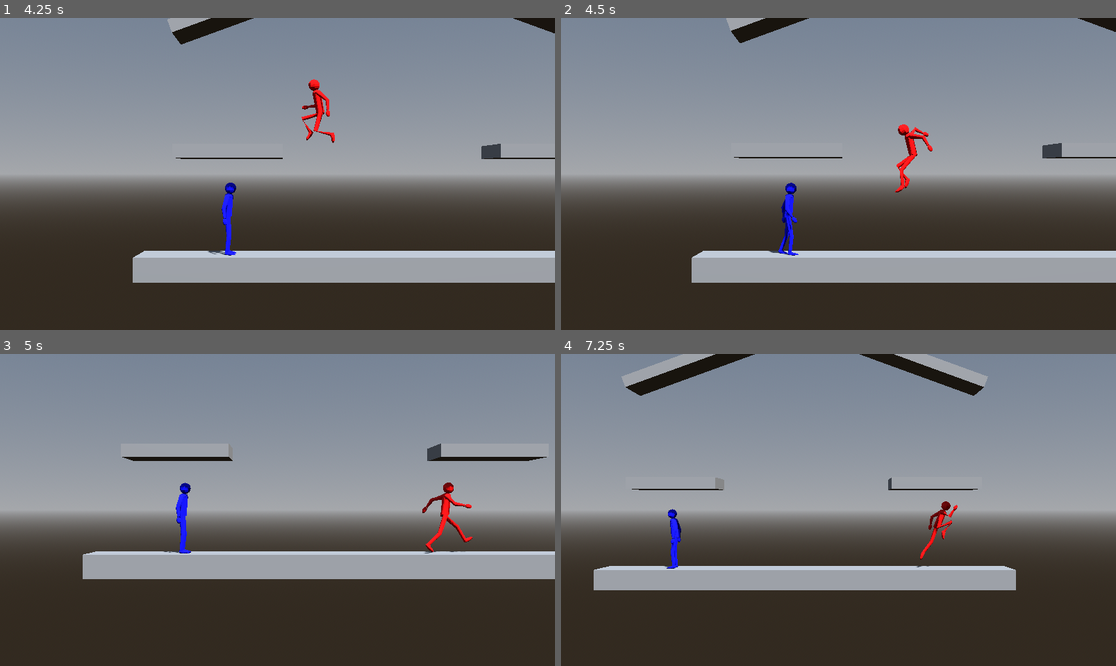
Above: before the commit, frames 1-4 (two rows, left to right).
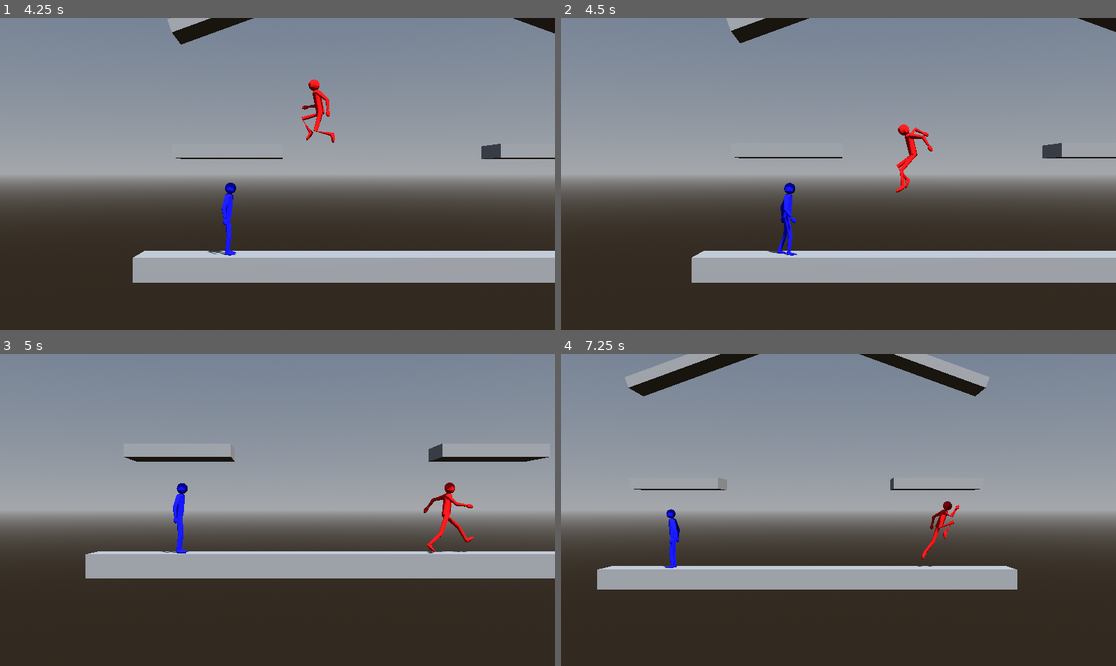
Above: after the commit, the same moments.

Repository: CocoMarck/SuperSmashTux
Game: Godot game, scene res://scenes/main.tscn
Two runs of this game, one before a commit and one after it. Both use one fixed random seed, a clock stepped at 60 frames per second and the inputs below.
Inputs:
- Up to frame 1 (4.25 s): hold Up (player1_move_up) 0.53-2.03 s; tap K (player1_attack) at 0.6 s; tap / (player1_jump) at 0.77, 1.52, 3.02, 3.77 s; tap O (player1_grab) at 1.35 s; hold Left (player1_move_left) 2.03-3.53 s; tap L (player1_power_attack) at 2.1 s; tap P (player1_shield) at 2.85 s; hold Down (player1_move_down) from 3.53 s (still down); hold . (player1_walk) from 3.53 s (still down)
- Up to frame 2 (4.5 s): release Down (player1_move_down) at 4.28 s; release . (player1_walk) at 4.28 s; hold Right (player1_move_right) from 4.28 s (still down); tap G (player2_attack) at 4.35 s
- Up to frame 3 (5 s): keep holding Right (player1_move_right); tap / (player1_jump) at 4.52 s
- Up to frame 4 (7.25 s): release Right (player1_move_right) at 5.03 s; hold Up (player1_move_up) 5.03-5.78 s; tap H (player2_grab) at 5.1 s; hold Right (player1_move_right) from 5.78 s (still down); tap S (player2_move_down) at 5.85 s; tap / (player1_jump) at 6.02, 6.77 s; tap A (player2_move_left) at 6.6 s

Frame 1 is identical in both runs. In frame 2, 0.3% of the frame differs, in the area x 24-100%, y 0-77%; in frame 3, 1.2%; in frame 4, 1.2%, in the area x 5-83%, y 0-76%.

Commit message:
Hitbox damage con gravedad, ignora el destruirse, al colisionar con personajes inmunes.

Diff:
--- a/scripts/fighter.gd
+++ b/scripts/fighter.gd
@@ -44,7 +44,7 @@
 	# En el piso
 	FightMove.new(
 		{
-			"name": &"neutral_attack1", "duration": 0.5, "speed": Vector3(0.25,0,0),
+			"name": &"neutral_attack1", "duration": 0.5, "speed": Vector3(0,0,0),
 			"air_attack": false, "grab_attack": false,  "override_horizontal_move": true,
 			"override_vertical_move": false, "immortal": false,
 
--- a/scripts/hitbox_damage.gd
+++ b/scripts/hitbox_damage.gd
@@ -28,5 +28,5 @@
 		print(body.damage_percentage)
 		body.set_damage_percentage( _damage )
 		body.set_damage_move( _damage, _direction )
-		if use_gravity:
+		if use_gravity and not body.is_immune_to_damage():
 			self.queue_free()
--- a/scripts/power_fighter.gd
+++ b/scripts/power_fighter.gd
@@ -44,12 +44,12 @@
 			}),
 			HitboxMove.new({
 				"id": 5, "damage": 5, "size": Vector3(0.5,0.5,0.5),
-				"position": Vector3(0.8,0.3,0), "direction": Vector3(-1,1,0),
+				"position": Vector3(0.8,0.3,0), "direction": Vector3(0,1,0),
 				"init_time_ratio": 0.4, "duration": 0.1
 			}),
 			HitboxMove.new({
 				"id": 6, "damage": 5, "size": Vector3(0.5,0.5,0.5),
-				"position": Vector3(-0.8,0.3,0), "direction": Vector3(1,1,0),
+				"position": Vector3(-0.8,0.3,0), "direction": Vector3(0,1,0),
 				"init_time_ratio": 0.4, "duration": 0.1
 			}),
 		]
@@ -105,12 +105,12 @@
 			}),
 			HitboxMove.new({
 				"id": 5, "damage": 5, "size": Vector3(0.5,0.5,0.5),
-				"position": Vector3(0.8,0.3,0), "direction": Vector3(-1,1,0),
+				"position": Vector3(0.8,0.3,0), "direction": Vector3(0,1,0),
 				"init_time_ratio": 0.4, "duration": 0.1
 			}),
 			HitboxMove.new({
 				"id": 6, "damage": 5, "size": Vector3(0.5,0.5,0.5),
-				"position": Vector3(-0.8,0.3,0), "direction": Vector3(1,1,0),
+				"position": Vector3(-0.8,0.3,0), "direction": Vector3(0,1,0),
 				"init_time_ratio": 0.4, "duration": 0.1
 			}),
 		]
Not shown, changed: docs/changelog.md
